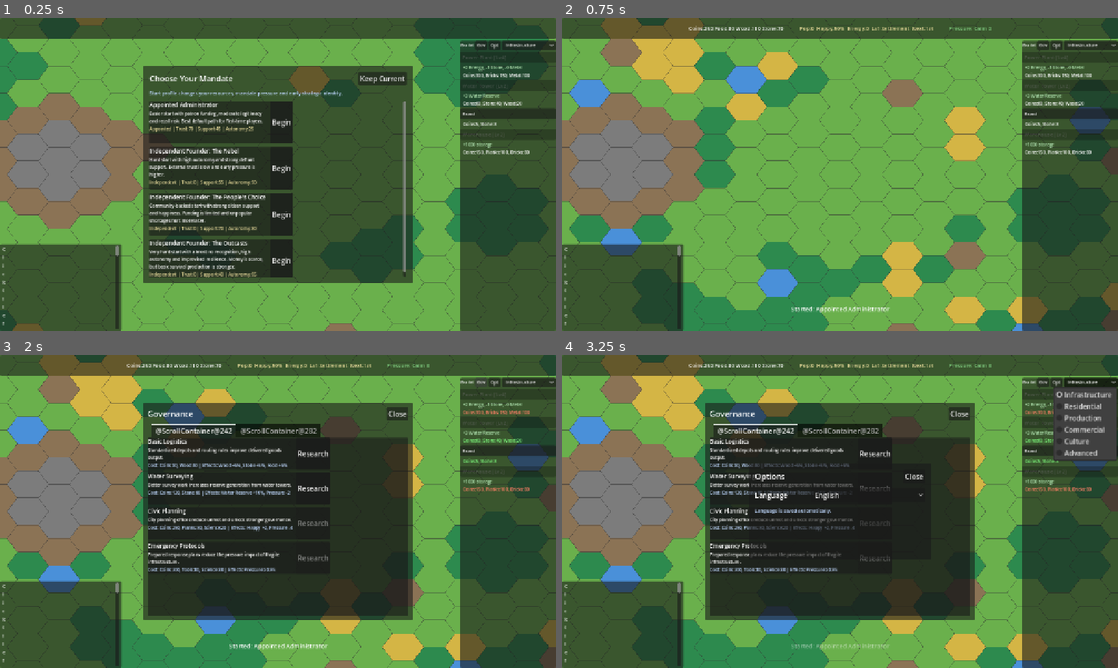
Above: before the commit, frames 1-4 (two rows, left to right).
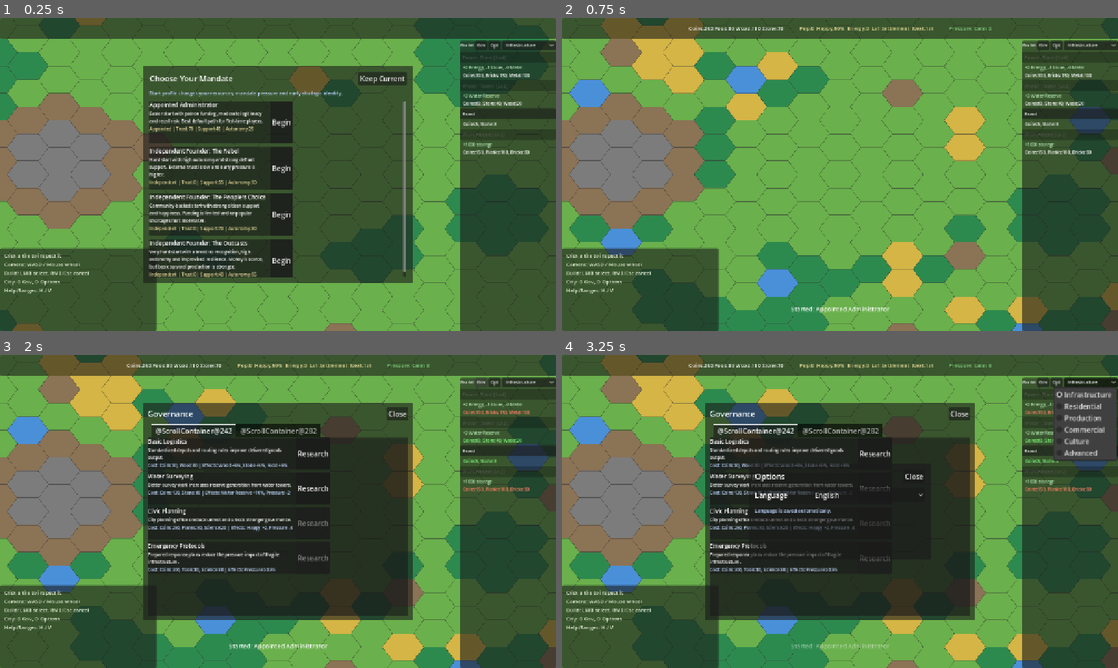
Above: after the commit, the same moments.

Repository: Gaefa/Gamefication
Game: Godot game, scene res://scenes/main.tscn
Two runs of this game, one before a commit and one after it. Both use one fixed random seed, a clock stepped at 60 frames per second and the inputs below.
Inputs:
- Up to frame 1 (0.25 s): no input
- Up to frame 2 (0.75 s): click "Begin" at 0.5 s
- Up to frame 3 (2 s): click "Gov" at 1.25 s
- Up to frame 4 (3.25 s): click "Opt" at 2 s; click "Infrastructure" at 2.75 s

The runs differ from the first frame. In frame 1, 2.5% of the frame differs, in the area x 0-29%, y 72-100%; in frame 2, 2.7%; in frame 3, 2.5%; in frame 4, 2.5%.

Commit message:
fix: improve bottom info panel readability

Diff:
--- a/godot/content/base/localization.json
+++ b/godot/content/base/localization.json
@@ -68,8 +68,8 @@
     "ru": "ЧС"
   },
   "ui.welcome.text": {
-    "en": "Click tile for info\nWASD-Move Scroll-Zoom LMB-Select\nRMB/Esc-Cancel U-Upgrade R-Repair\nB-Bulldoze V-Range G-Gov O-Options H-Help",
-    "ru": "Клик по клетке - информация\nWASD-движение Колесо-зум ЛКМ-выбор\nПКМ/Esc-отмена U-улучшить R-починить\nB-снести V-радиус G-управление O-настройки H-помощь"
+    "en": "Click a tile to inspect it\nCamera: WASD / Mouse wheel\nBuild: LMB select, RMB/Esc cancel\nCity: G Gov, O Options\nHelp/Ranges: H / V",
+    "ru": "Клик по клетке - осмотр\nКамера: WASD / колесо мыши\nСтройка: ЛКМ выбор, ПКМ/Esc отмена\nГород: G управление, O настройки\nПомощь/радиусы: H / V"
   },
   "ui.help.text": {
     "en": "=== PIXEL CITY BUILDER ===\n\nQUICK START:\n  1. Build Roads (Infrastructure tab)\n  2. Build Huts near road …(733 unchanged characters)…
--- a/godot/scripts/scenes/hud_root.gd
+++ b/godot/scripts/scenes/hud_root.gd
@@ -443,29 +443,34 @@
 	_info_panel.anchor_top = 1.0
 	_info_panel.anchor_bottom = 1.0
 	_info_panel.offset_left = 0
-	_info_panel.offset_right = 280
-	_info_panel.offset_top = -200
+	_info_panel.offset_right = 360
+	_info_panel.offset_top = -190
 	_info_panel.offset_bottom = 0
 	add_child(_info_panel)
 
 	var margin := MarginContainer.new()
 	margin.mouse_filter = Control.MOUSE_FILTER_IGNORE
-	margin.add_theme_constant_override("margin_left", 6)
-	margin.add_theme_constant_override("margin_top", 4)
-	margin.add_theme_constant_override("margin_right", 6)
-	margin.add_theme_constant_override("margin_bottom", 4)
+	margin.add_theme_constant_override("margin_left", 10)
+	margin.add_theme_constant_override("margin_top", 8)
+	margin.add_theme_constant_override("margin_right", 10)
+	margin.add_theme_constant_override("margin_bottom", 8)
 	_info_panel.add_child(margin)
 
 	var scroll := ScrollContainer.new()
 	scroll.mouse_filter = Control.MOUSE_FILTER_IGNORE
+	scroll.custom_minimum_size = Vector2(340, 174)
 	scroll.size_flags_vertical = Control.SIZE_EXPAND_FILL
 	scroll.size_flags_horizontal = Control.SIZE_EXPAND_FILL
 	margin.add_child(scroll)
 
 	_info_label = Label.new()
 	_info_label.text = _get_welcome_text()
+	_info_label.custom_minimum_size.x = 330
+	_info_label.size_flags_horizontal = Control.SIZE_EXPAND_FILL
 	_info_label.autowrap_mode = TextServer.AUTOWRAP_WORD_SMART
-	_info_label.add_theme_font_size_override("font_size", 11)
+	_info_label.add_theme_font_size_override("font_size", 12)
+	_info_label.add_theme_color_override("font_color", Color(0.9, 0.95, 0.85))
+	_info_label.add_theme_constant_override("line_spacing", 3)
 	_info_label.mouse_filter = Control.MOUSE_FILTER_IGNORE
 	scroll.add_child(_info_label)
 
